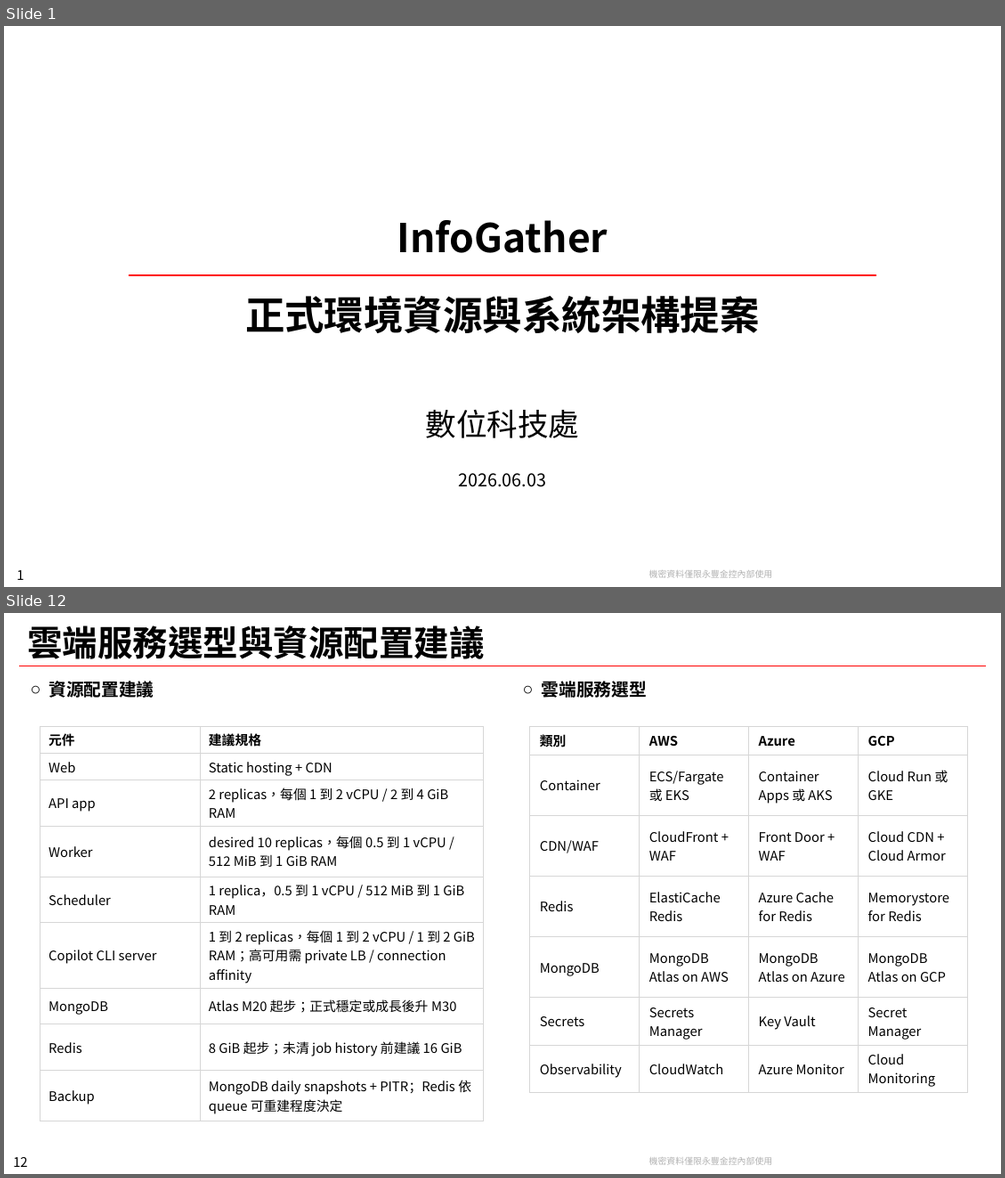
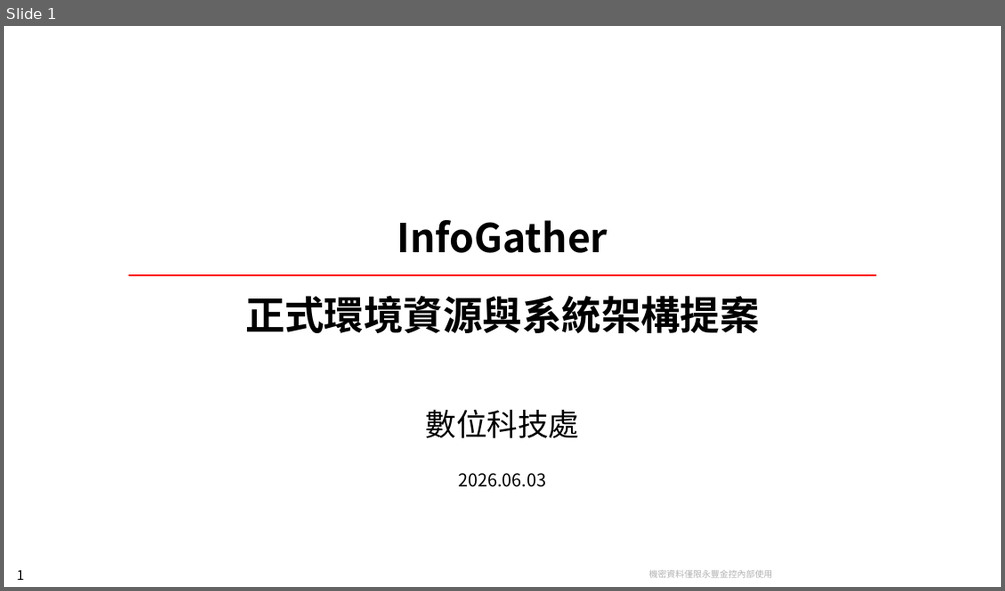
Before and after one commit to chunkai1312/temp, a slide deck: infogather.pptx. Shown one above the other, each under a label of ours: slides 1 and 12 before the commit, slide 1 after it; the slides between them are not shown. The pictures are 1005x1178 and 1005x591 pixels, drawn with LibreOffice and Linux fonts; fonts in the diff are those of the drawing; background and template pictures are left out. Boxes give left, top, right and bottom in pixels: in the first picture for what was removed or moved away, otherwise in the second. Text is boxed around its words. In the diff, an @@ line names an element or a change of style, - is before the commit and + after.

```diff
--- a/infogather.pptx
+++ b/infogather.pptx
@@ slide 12 removed at box(4, 613, 1001, 1174), background #FFFFFF; not listed: 2 template elements that a slide beside it also shows @@
@@ title removed at box(27, 625, 485, 659) @@
-雲端服務選型與資源配置建議
@@ line removed from (20, 666) to (985, 666) @@
@@ text removed at box(49, 678, 154, 702) @@
-○ 資源配置建議
@@ text removed at box(542, 681, 647, 698) @@
-○ 雲端服務選型
@@ table removed at box(40, 726, 484, 1118), 9 rows, 2 columns @@
-元件 | 建議規格
-Web | Static hosting + CDN
-API app | 2 replicas，每個 1 到 2 vCPU / 2 到 4 GiB RAM
-Worker | desired 10 replicas，每個 0.5 到 1 vCPU / 512 MiB 到 1 GiB RAM
-Scheduler | 1 replica，0.5 到 1 vCPU / 512 MiB 到 1 GiB RAM
-Copilot CLI server | 1 到 2 replicas，每個 1 到 2 vCPU / 1 到 2 GiB RAM；高可用需 private LB / connection affinity
-MongoDB | Atlas M20 起步；正式穩定或成長後升 M30
-Redis | 8 GiB 起步；未清 job history 前建議 16 GiB
-Backup | MongoDB daily snapshots + PITR；Redis 依 queue 可重建程度決定
@@ table removed at box(529, 726, 966, 1090), 7 rows, 4 columns @@
-類別 | AWS | Azure | GCP
-Container | ECS/Fargate 或 EKS | Container Apps 或 AKS | Cloud Run 或 GKE
-CDN/WAF | CloudFront + WAF | Front Door + WAF | Cloud CDN + Cloud Armor
-Redis | ElastiCache Redis | Azure Cache for Redis | Memorystore for Redis
-MongoDB | MongoDB Atlas on AWS | MongoDB Atlas on Azure | MongoDB Atlas on GCP
-Secrets | Secrets Manager | Key Vault | Secret Manager
-Observability | CloudWatch | Azure Monitor | Cloud Monitoring
```
Also in this commit, not shown: 1 slide changed, 2 slides added, 12 other slides removed.
